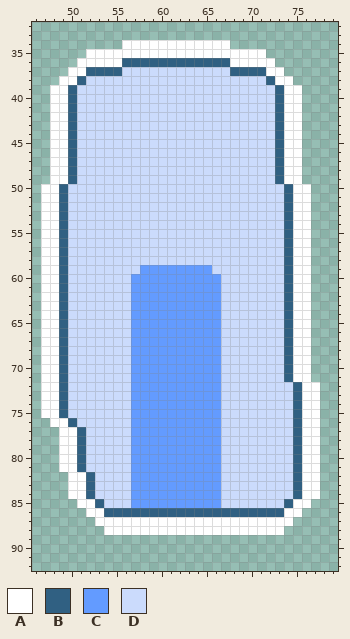
Pixel-art file -- sprites/pedal_clutch.aseprite. The first picture shows the starting point.
124x124 pixels, 1 frame. Shown: x 46..79, y 32..92.
Palette (. is transparent): A #ffffff  B #306082  C #639bff  D #cbdbfc
Pixels before, first column x 47:
34 .........AAAAAAAAAAAA..........
35 .....AAAAAAAAAAAAAAAAAAAA......
36 ....AAAAABBBBBBBBBBBBAAAAA.....
37 ...AABBBBDDDDDDDDDDDDBBBBAA....
38 ..AABDDDDDDDDDDDDDDDDDDDDBAA...
39 .AABDDDDDDDDDDDDDDDDDDDDDDBAA..
40 .AABDDDDDDDDDDDDDDDDDDDDDDBAA..
41 .AABDDDDDDDDDDDDDDDDDDDDDDBAA..
42 .AABDDDDDDDDDDDDDDDDDDDDDDBAA..
43 .AABDDDDDDDDDDDDDDDDDDDDDDBAA..
44 .AABDDDDDDDDDDDDDDDDDDDDDDBAA..
45 .AABDDDDDDDDDDDDDDDDDDDDDDBAA..
46 .AABDDDDDDDDDDDDDDDDDDDDDDBAA..
47 .AABDDDDDDDDDDDDDDDDDDDDDDBAA..
48 .AABDDDDDDDDDDDDDDDDDDDDDDBAA..
49 .AABDDDDDDDDDDDDDDDDDDDDDDBAA..
50 AABDDDDDDDDDDDDDDDDDDDDDDDDBAA.
51 AABDDDDDDDDDDDDDDDDDDDDDDDDBAA.
52 AABDDDDDDDDDDDDDDDDDDDDDDDDBAA.
53 AABDDDDDDDDDDDDDDDDDDDDDDDDBAA.
54 AABDDDDDDDDDDDDDDDDDDDDDDDDBAA.
55 AABDDDDDDDDDDDDDDDDDDDDDDDDBAA.
56 AABDDDDDDDDDDDDDDDDDDDDDDDDBAA.
57 AABDDDDDDDDDDDDDDDDDDDDDDDDBAA.
58 AABDDDDDDDDDDDDDDDDDDDDDDDDBAA.
59 AABDDDDDDDDCCCCCCCCDDDDDDDDBAA.
60 AABDDDDDDDCCCCCCCCCCDDDDDDDBAA.
61 AABDDDDDDDCCCCCCCCCCDDDDDDDBAA.
62 AABDDDDDDDCCCCCCCCCCDDDDDDDBAA.
63 AABDDDDDDDCCCCCCCCCCDDDDDDDBAA.
64 AABDDDDDDDCCCCCCCCCCDDDDDDDBAA.
65 AABDDDDDDDCCCCCCCCCCDDDDDDDBAA.
66 AABDDDDDDDCCCCCCCCCCDDDDDDDBAA.
67 AABDDDDDDDCCCCCCCCCCDDDDDDDBAA.
68 AABDDDDDDDCCCCCCCCCCDDDDDDDBAA.
69 AABDDDDDDDCCCCCCCCCCDDDDDDDBAA.
70 AABDDDDDDDCCCCCCCCCCDDDDDDDBAA.
71 AABDDDDDDDCCCCCCCCCCDDDDDDDBAA.
72 AABDDDDDDDCCCCCCCCCCDDDDDDDDBAA
73 AABDDDDDDDCCCCCCCCCCDDDDDDDDBAA
74 AABDDDDDDDCCCCCCCCCCDDDDDDDDBAA
75 AABDDDDDDDCCCCCCCCCCDDDDDDDDBAA
76 .AABDDDDDDCCCCCCCCCCDDDDDDDDBAA
77 ..AABDDDDDCCCCCCCCCCDDDDDDDDBAA
78 ..AABDDDDDCCCCCCCCCCDDDDDDDDBAA
79 ..AABDDDDDCCCCCCCCCCDDDDDDDDBAA
80 ..AABDDDDDCCCCCCCCCCDDDDDDDDBAA
81 ..AABDDDDDCCCCCCCCCCDDDDDDDDBAA
82 ...AABDDDDCCCCCCCCCCDDDDDDDDBAA
83 ...AABDDDDCCCCCCCCCCDDDDDDDDBAA
84 ...AABDDDDCCCCCCCCCCDDDDDDDDBAA
85 ....AABDDDCCCCCCCCCCDDDDDDDBAA.
86 .....AABBBBBBBBBBBBBBBBBBBBAA..
87 ......AAAAAAAAAAAAAAAAAAAAAA...
88 .......AAAAAAAAAAAAAAAAAAAA....
After the commit:
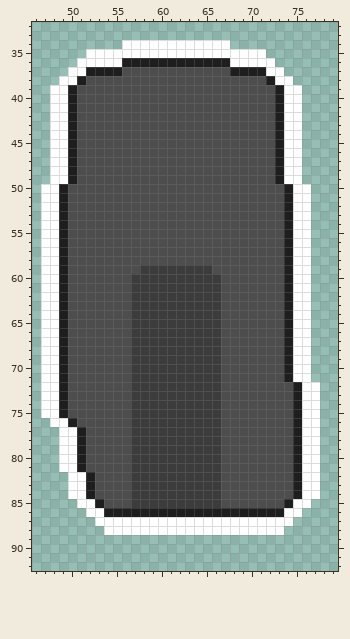
What changed:
colour B: #306082 -> #1e1e1e
colour C: #639bff -> #3c3c3c
colour D: #cbdbfc -> #4d4d4d
Where, in picture pixels (left, top, right, bottom), the same in both pictures:
changed: (59, 58, 302, 517)
